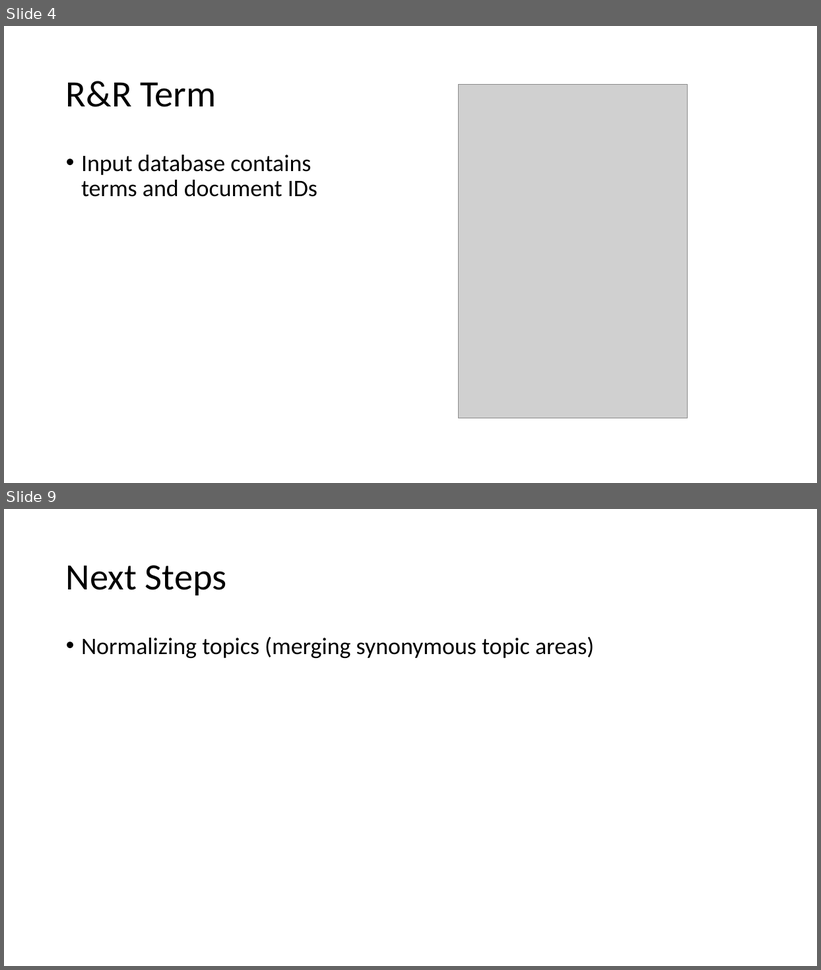
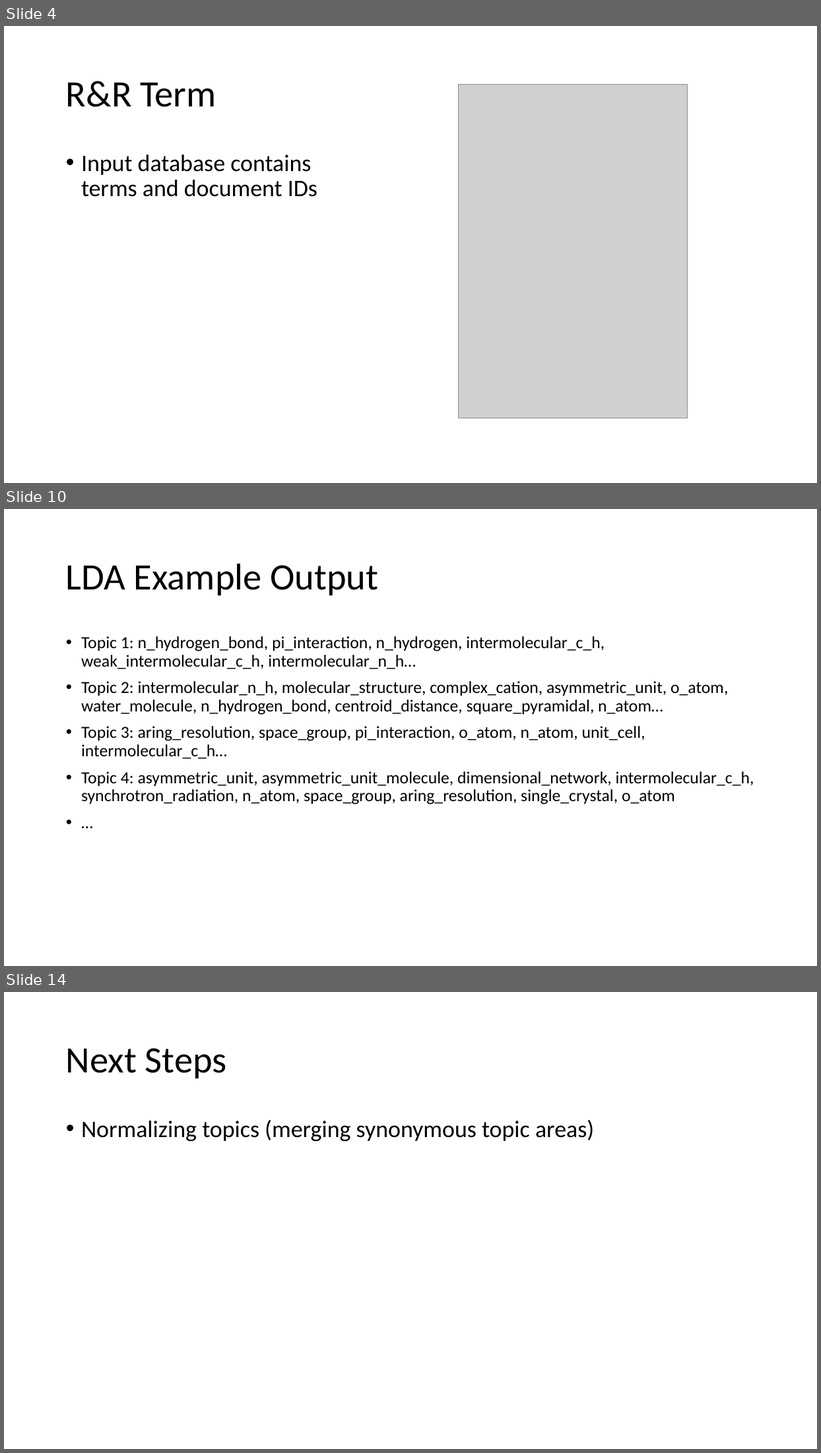
Before and after one commit to petezh/RR-NLP-Tools, a slide deck: topicmodeling/presentation/topicmodel_presentation.pptx. Shown one above the other, each under a label of ours: slides 4 and 9 before the commit, slides 4, 10 and 14 after it; the slides between them are not shown. The pictures are 821x970 and 821x1453 pixels, drawn with LibreOffice and Linux fonts; fonts in the diff are those of the drawing; grey boxes stand for pictures. Boxes give left, top, right and bottom in pixels: in the first picture for what was removed or moved away, otherwise in the second. Text is boxed around its words. In the diff, an @@ line names an element or a change of style, - is before the commit and + after.

```diff
--- a/topicmodeling/presentation/topicmodel_presentation.pptx
+++ b/topicmodeling/presentation/topicmodel_presentation.pptx
@@ slide 10 added at (x1=4, y1=509, x2=817, y2=966), background #FFFFFF @@
@@ title added at (x1=66, y1=563, x2=378, y2=595), 44 pt, text #000000 @@
+LDA Example Output
@@ text added at (x1=81, y1=636, x2=754, y2=805), 20 pt, text #000000 @@
+• Topic 1: n_hydrogen_bond, pi_interaction, n_hydrogen, intermolecular_c_h, weak_intermolecular_c_h, intermolecular_n_h…
+• Topic 2: intermolecular_n_h, molecular_structure, complex_cation, asymmetric_unit, o_atom, water_molecule, n_hydrogen_bond, centroid_distance, square_pyramidal, n_atom…
+• Topic 3: aring_resolution, space_group, pi_interaction, o_atom, n_atom, unit_cell, intermolecular_c_h…
+• Topic 4: asymmetric_unit, asymmetric_unit_molecule, dimensional_network, intermolecular_c_h, synchrotron_radiation, n_atom, space_group, aring_resolution, single_crystal, o_atom
+• …
@@ what was slide 9 is now slide 14 @@
```
Also in this commit, not shown: 4 slides changed, 4 other slides added, 1 other file.
